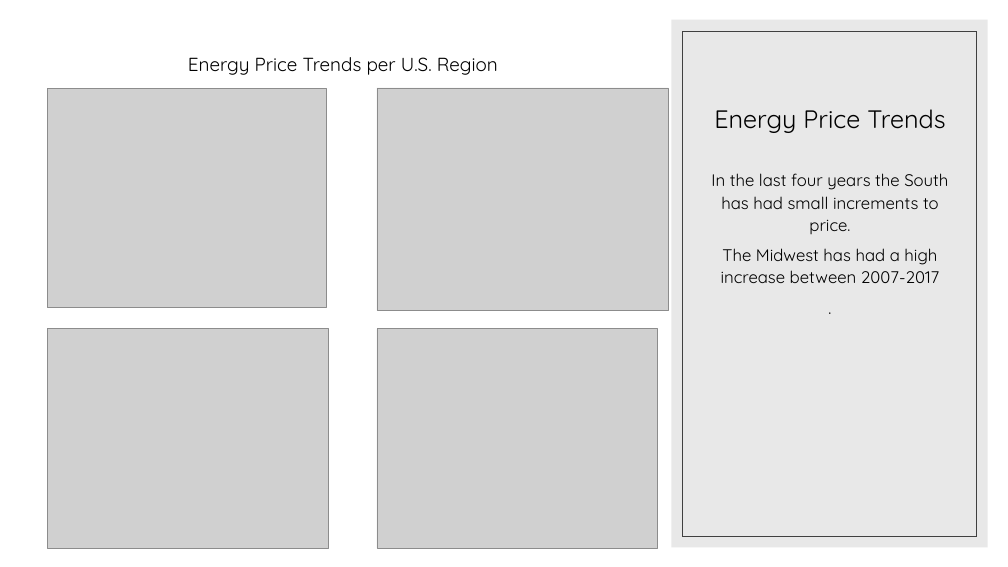
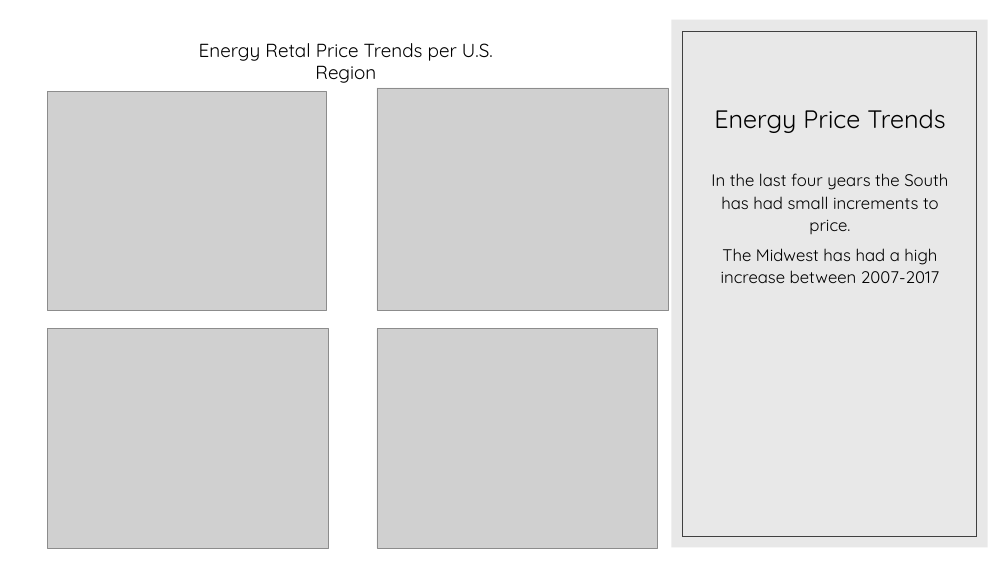
Before and after one commit to JWatson1102/project_1, a slide deck: slide 6 of Presentaion.pptx (slide 9 before the commit). Drawn at 1008x567 pixels with LibreOffice and Linux fonts; fonts in the diff are those of the drawing; grey boxes stand for pictures. Boxes give left, top, right and bottom in pixels: in the first picture for what was removed or moved away, otherwise in the second. Text is boxed around its words. In the diff, an @@ line names an element or a change of style, - is before the commit and + after.

```diff
--- a/Presentaion.pptx
+++ b/Presentaion.pptx
@@ text at (199, 43, 493, 83): text changed @@
-Energy Price Trends per U.S. Region
+Energy Retal Price Trends per U.S. Region
@@ picture: place and size @@
-picture at (48, 88, 327, 307)
+picture at (48, 91, 327, 311)
@@ text at (711, 173, 948, 283): paragraph removed @@
-.
```
Also in this commit, not shown: 3 other slides changed, 5 slides added, 2 slides removed, 1 other file.
